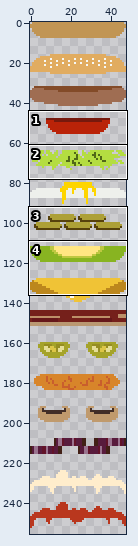
File history of a sprite sheet, assets/ingredients.png. The picture above shows the old version from afar; the outline marks the close-up.
Close-up. The starting point:
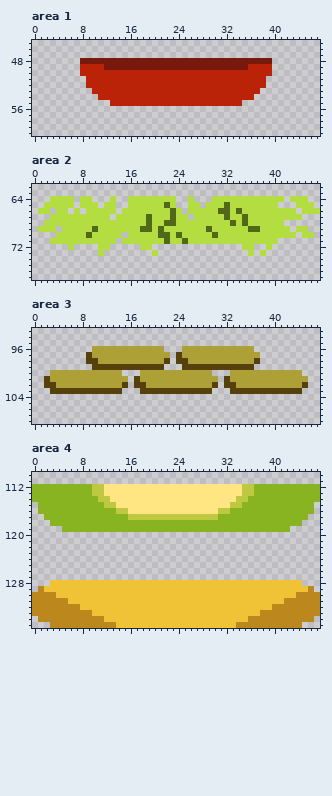
The file is 48x256 pixels. Shown: area 1: x 0..47, y 45..60; area 2: x 0..47, y 62..77; area 3: x 0..47, y 93..108; area 4: x 0..47, y 110..135. The commit also changed other parts of the picture, which this record leaves out.
New version:
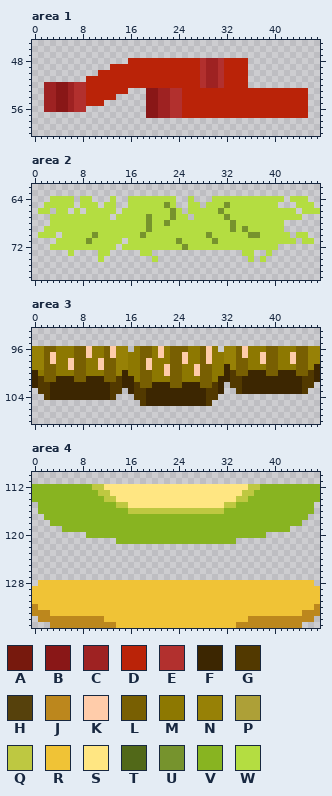
Palette (. is transparent): A #77190d  B #891717  C #9e2222  D #ba2308  E #b2302e  F #3c2601  G #523900  H #56410c  J #bc871d  K #ffccaa  L #785f02  M #8d7801  N #978106  P #ada037  Q #bec841  R #f0c336  S #ffe682  T #516818  U #76932d  V #88b421  W #b4dd41
Diff:
--- area 1
@@ x 0..47 @@
 47 ................................................
-48 ........AAAAAAAAAAAAAAAAAAAAAAAAAAAAAAAA........
-49 ........DDDDAAAAAAAAAAAAAAAAAAAAAAAADDDD........
-50 ........DDDDDDDDDDDDDDDDDDDDDDDDDDDDDDDD........
-51 .........DDDDDDDDDDDDDDDDDDDDDDDDDDDDDD.........
-52 .........DDDDDDDDDDDDDDDDDDDDDDDDDDDDDD.........
-53 ..........DDDDDDDDDDDDDDDDDDDDDDDDDDDD..........
-54 ...........DDDDDDDDDDDDDDDDDDDDDDDDDD...........
-55 .............DDDDDDDDDDDDDDDDDDDDDD.............
-56 ................................................
-57 ................................................
+48 ................DDDDDDDDDDDDECCEDDDD............
+49 .............DDDDDDDDDDDDDDDECCEDDDD............
+50 ...........DDDDDDDDDDDDDDDDDECCEDDDD............
+51 .........DDDDDDDDDDDDDDDDDDDECCEDDDD............
+52 ..CCBBCEEDDDDDDDDDDDDDDDDDDDECCEDDDD............
+53 ..CCBBCEEDDDDDDD...BBCCEEDDDDDDDDDDDDDDDDDDDDD..
+54 ..CCBBCEEDDDDD.....BBCCEEDDDDDDDDDDDDDDDDDDDDD..
+55 ..CCBBCEEDDD.......BBCCEEDDDDDDDDDDDDDDDDDDDDD..
+56 ..CCBBCEE..........BBCCEEDDDDDDDDDDDDDDDDDDDDD..
+57 ...................BBCCEEDDDDDDDDDDDDDDDDDDDDD..
 58 ................................................
--- area 2
@@ x 0..47 @@
 64 ...WWWW.WW...W..WWWWWWWW..W...WWWWWWWWWWWW.WWW..
-65 ..WWWWW.WWW.WW..WWWWWWTW..WW.WWWTWWWWWWWW...WWW.
-66 .WW.WW.W.WWWWW.WWWWWWWWTW.WWWWWTTWTWWWWWWWWW.WWW
-67 ...WWWWWWWWWW.WWWWWTWWWTWW.WWWWWTWWTWWWWWWWWW...
-68 ..WWWWWWWWWWWWWWWWWTWWTTWWWWWWWWWTWTWWWWWW......
-69 .WWW.WWWWWTWWWWWWWTTWTWWWWWWWTWWWWWWTTWWWWW.WW..
-70 ....WWWWWTWWWWW.WWWWWTTWTWWWWWTWWWWWWWWWWWWW.WW.
-71 ...WWWWWWWWWWW.WWWWWWWTWWTWWWWWWWWWWWWWWW.......
-72 ......W....WW.....WW...............WW..W........
-73 ...........W........W...............W.W.........
-74 ................................................
+65 ..WWWWW.WWW.WW..WWWWWWUW..WW.WWWUWWWWWWWW...WWW.
+66 .WW.WW.W.WWWWW.WWWWWWWWUW.WWWWWUWWWWWWWWWWWW.WWW
+67 ...WWWWWWWWWW.WWWWWUWWWUWW.WWWWWUWWWWWWWWWWWW...
+68 ...WWWWWWWWWWWWWWWWUWWUWWWWWWWWWWUWWWWWWWW......
+69 ..WWWWWWWWWWWWWWWWWUWWWWWWWWWWWWWUWUWWWWWW......
+70 .WWW.WWWWWUWWWWWWWUWWWWWWWWWWUWWWWWWUUWWWWW.WW..
+71 ....WWWWWUWWWWW.WWWWWWWWUWWWWWUWWWWWWWWWWWWW.WW.
+72 ...WWWWWWWWWWW.WWWWWWWWWWUWWWWWWWWWWWWWWW.......
+73 ......W....WW.....WW...............WW..W........
+74 ...........W........W...............W.W.........
 75 ................................................
--- area 3
@@ x 0..47 @@
  95 ................................................
- 96 ..........PPPPPPPPPPPP...PPPPPPPPPPPP...........
- 97 .........HPPPPPPPPPPPPP.HPPPPPPPPPPPPP..........
- 98 .........HHPPPPPPPPPPPH.HHPPPPPPPPPPPH..........
- 99 ..........HHHHHHHHHHHH...HHHHHHHHHHHH...........
-100 ...PPPPPPPPPPPP...PPPPPPPPPPPP...PPPPPPPPPPPP...
-101 ..HPPPPPPPPPPPPP.HPPPPPPPPPPPPP.HPPPPPPPPPPPPP..
-102 ..HHPPPPPPPPPPPH.HHPPPPPPPPPPPH.HHPPPPPPPPPPPH..
-103 ...HHHHHHHHHHHH...HHHHHHHHHHHH...HHHHHHHHHHHH...
-104 ................................................
-105 ................................................
+ 96 NNLLMMMLLKMMLKNN.MLLMKMLLLMMLKM.NNLKMMMLLMMMLLNN
+ 97 NNLKMMMLLKMMLKNNMMLLMKMLLKMMLKMMNNLKMMKLLMMKLLNN
+ 98 NNLKMMKLLMMKLLNNMMLKMMMLLKMMLKMMNNLLMMKLLMMKLLNN
+ 99 NNLLMMKLLMMKLLNNMMLKMMKLLMMKLLMMFNLLMMMLLMMMLLNF
+100 FMLLMMMLLMMMLLNFMMLLMMKLLMMKLLMMFGLLFFFLLFFFLLGF
+101 FGLLFFFLLFFFLLGFFMLLMMMLLMMMLLMFFGGFFFFFFFFFFGGF
+102 FGGFFFFFFFFFFGGFFGLLFFFLLFFFLLGF.GGFFFFFFFFFFGG.
+103 .GGFFFFFFFFFFGG.FGGFFFFFFFFFFGGF..GFFFFFFFFFFG..
+104 ..GFFFFFFFFFFG...GGFFFFFFFFFFGG.................
+105 ..................GFFFFFFFFFFG..................
 106 ................................................
--- area 4
@@ x 0..47 @@
 111 ................................................
-112 VVVVVVVVVVQQSSSSSSSSSSSSSSSSSSSSSSSQQVVVVVVVVVVV
-113 VVVVVVVVVVQQSSSSSSSSSSSSSSSSSSSSSSSQQVVVVVVVVVVV
-114 VVVVVVVVVVVQQSSSSSSSSSSSSSSSSSSSSSQQVVVVVVVVVVVV
-115 .VVVVVVVVVVVQQSSSSSSSSSSSSSSSSSSSQQVVVVVVVVVVVV.
-116 .VVVVVVVVVVVVVQQSSSSSSSSSSSSSSSQQVVVVVVVVVVVVVV.
-117 ..VVVVVVVVVVVVVVQQQQQQQQQQQQQQQVVVVVVVVVVVVVVV..
+112 VVVVVVVVVVQQSSSSSSSSSSSSSSSSSSSSSSSSQQVVVVVVVVVV
+113 VVVVVVVVVVVQQSSSSSSSSSSSSSSSSSSSSSSQQVVVVVVVVVVV
+114 VVVVVVVVVVVVQQSSSSSSSSSSSSSSSSSSSSQQVVVVVVVVVVVV
+115 .VVVVVVVVVVVVVQQSSSSSSSSSSSSSSSSQQVVVVVVVVVVVVV.
+116 .VVVVVVVVVVVVVVVQQQQQQQQQQQQQQQQVVVVVVVVVVVVVVV.
+117 ..VVVVVVVVVVVVVVVVVVVVVVVVVVVVVVVVVVVVVVVVVVVV..
 118 ...VVVVVVVVVVVVVVVVVVVVVVVVVVVVVVVVVVVVVVVVVV...
 119 .....VVVVVVVVVVVVVVVVVVVVVVVVVVVVVVVVVVVVVV.....
-120 ................................................
-121 ................................................
+120 .........VVVVVVVVVVVVVVVVVVVVVVVVVVVVVV.........
+121 ..............VVVVVVVVVVVVVVVVVVVV..............
 122 ................................................
@@ x 0..47 @@
 127 ................................................
-128 ...RRRRRRRRRRRRRRRRRRRRRRRRRRRRRRRRRRRRRRRRRR...
-129 .JRRRRRRRRRRRRRRRRRRRRRRRRRRRRRRRRRRRRRRRRRRRRJ.
-130 JJJJRRRRRRRRRRRRRRRRRRRRRRRRRRRRRRRRRRRRRRRRJJJJ
-131 JJJJJJRRRRRRRRRRRRRRRRRRRRRRRRRRRRRRRRRRRRJJJJJJ
-132 JJJJJJJJRRRRRRRRRRRRRRRRRRRRRRRRRRRRRRRRJJJJJJJJ
-133 JJJJJJJJJJRRRRRRRRRRRRRRRRRRRRRRRRRRRRJJJJJJJJJJ
+128 .RRRRRRRRRRRRRRRRRRRRRRRRRRRRRRRRRRRRRRRRRRRRRR.
+129 RRRRRRRRRRRRRRRRRRRRRRRRRRRRRRRRRRRRRRRRRRRRRRRR
+130 RRRRRRRRRRRRRRRRRRRRRRRRRRRRRRRRRRRRRRRRRRRRRRRR
+131 RRRRRRRRRRRRRRRRRRRRRRRRRRRRRRRRRRRRRRRRRRRRRRRR
+132 JRRRRRRRRRRRRRRRRRRRRRRRRRRRRRRRRRRRRRRRRRRRRRRJ
+133 JJJRRRRRRRRRRRRRRRRRRRRRRRRRRRRRRRRRRRRRRRRRRJJJ
 134 .JJJJJJJJJJJRRRRRRRRRRRRRRRRRRRRRRRRJJJJJJJJJJJ.
Changed places in both close-ups, as pixel boxes (x1, y1, x2, y2):
changed: (44, 58, 308, 118)
changed: (38, 202, 314, 262)
changed: (32, 346, 320, 406)
changed: (86, 484, 266, 544)
changed: (32, 580, 92, 616)
changed: (260, 580, 320, 616)
